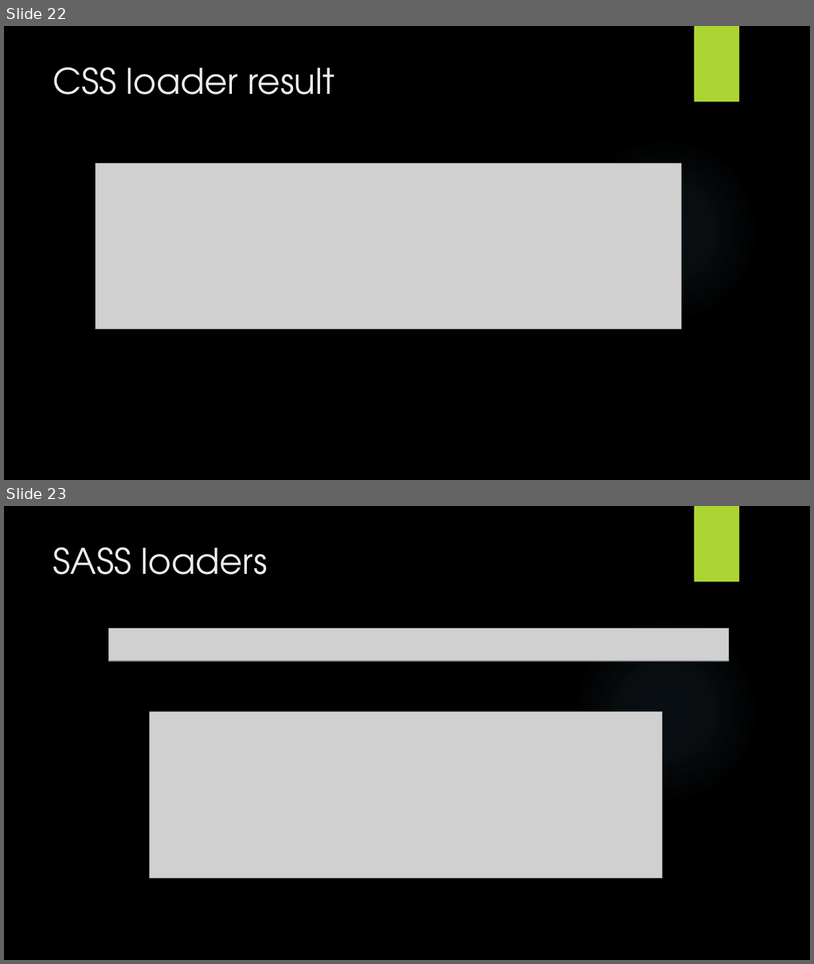
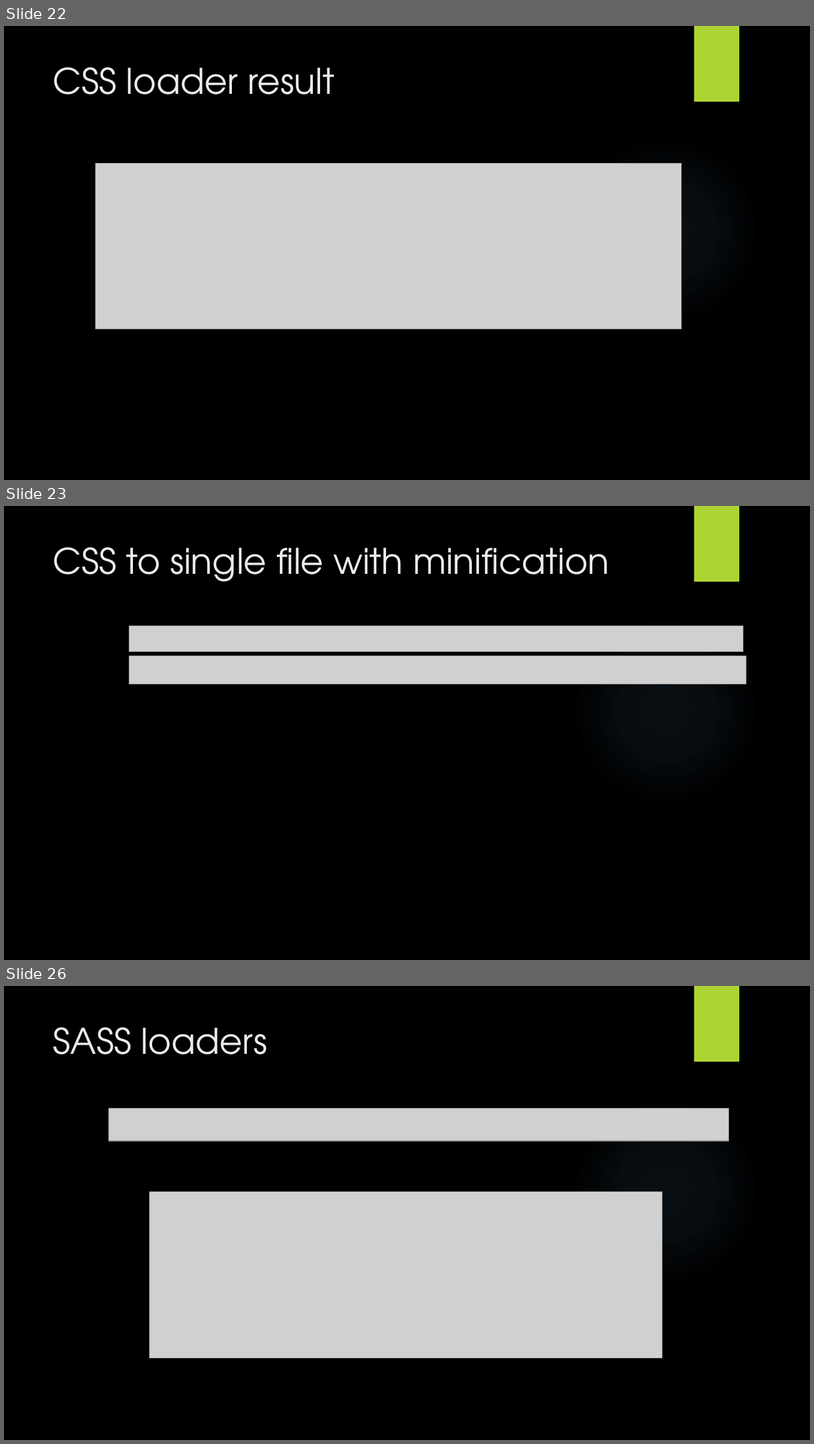
Before and after one commit to AntonAdamkovich/webpack-presentation, a slide deck: webpack-presentation.pptx. Shown one above the other, each under a label of ours: slides 22 and 23 before the commit, slides 22, 23 and 26 after it; the slides between them are not shown. The pictures are 814x964 and 814x1444 pixels, drawn with LibreOffice and Linux fonts; fonts in the diff are those of the drawing; grey boxes stand for pictures; background and template pictures are left out. Boxes give left, top, right and bottom in pixels: in the first picture for what was removed or moved away, otherwise in the second. Text is boxed around its words. In the diff, an @@ line names an element or a change of style, - is before the commit and + after.

Commit message:
webpack-presentation/feature: add slides with mergin css/sass to single file with mimification

```diff
--- a/webpack-presentation.pptx
+++ b/webpack-presentation.pptx
@@ slide 23 added at (4,506,810,960), background picture (left out); not listed: 2 template elements that a slide beside it also shows @@
@@ title added at (53,547,610,582), 42 pt, text #EBEBEB @@
+CSS to single file with minification
@@ picture added at (129,626,744,652) @@
@@ picture added at (129,656,746,684) @@
@@ what was slide 23 is now slide 26 @@
```
Also in this commit, not shown: 3 other slides added, 1 slide removed, 1 other file.
